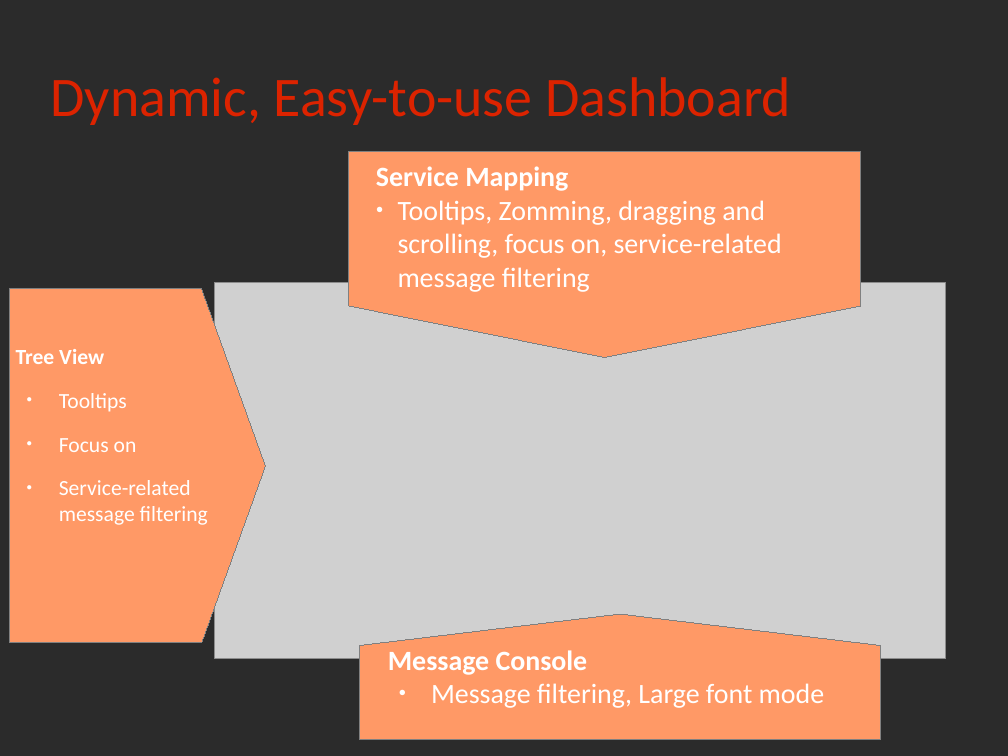
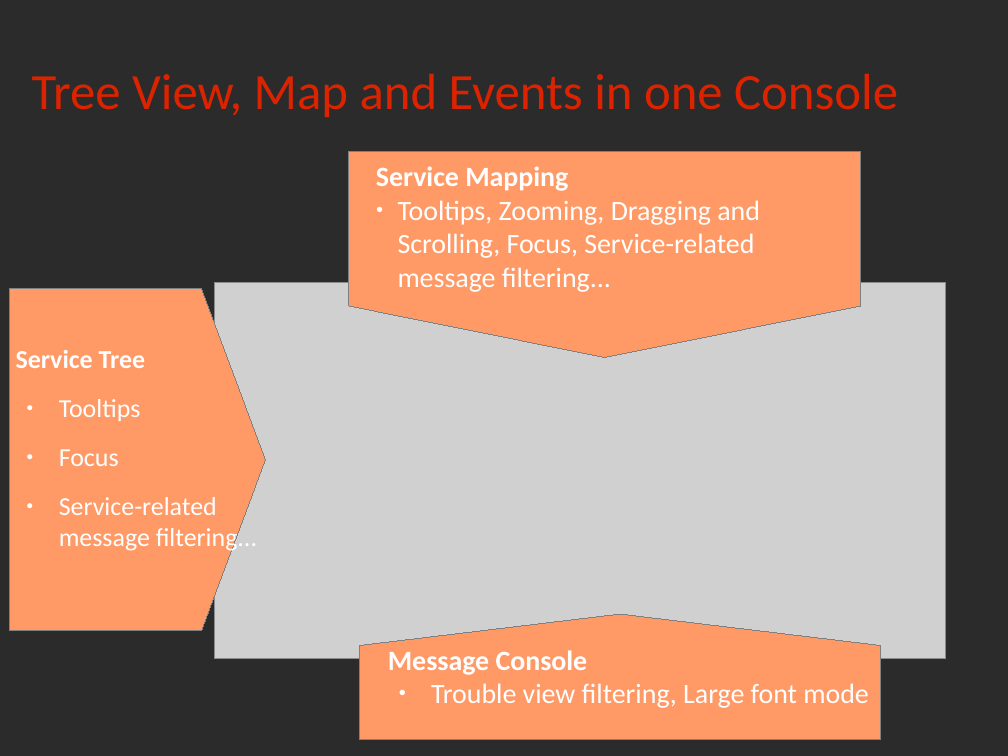
Before and after one commit to rchakode/realopinsight, a slide deck: slide 24 of doc/talks/rmll-2013.odp. Drawn at 1008x756 pixels with LibreOffice and Linux fonts; fonts in the diff are those of the drawing; grey boxes stand for pictures; background and template pictures are left out; a plain dark background stands for a picture behind light text. Boxes give left, top, right and bottom in pixels: in the first picture for what was removed or moved away, otherwise in the second. Text is boxed around its words. In the diff, an @@ line names an element or a change of style, - is before the commit and + after.

```diff
--- a/doc/talks/rmll-2013.odp
+++ b/doc/talks/rmll-2013.odp
@@ title added at <box>32,73,898,117</box>, 40 pt, text #DC2300 @@
+Tree View, Map and Events in one Console
@@ title removed at <box>50,77,791,125</box> @@
-Dynamic, Easy-to-use Dashboard
@@ text at <box>398,200,760,292</box>: text changed @@
-● Tooltips, Zomming, dragging and scrolling, focus on, service-related message filtering
+● Tooltips, Zooming, Dragging and Scrolling, Focus, Service-related message filtering...
@@ freeform shape: place and size @@
-freeform shape at <box>10,289,265,644</box>
+freeform shape at <box>10,289,265,631</box>
@@ text at <box>16,350,146,368</box>: text changed; size 17.1 to 20.4 pt @@
-Tree View
+Service Tree
@@ text at <box>59,399,141,421</box>: size 17.1 to 20.4 pt in "Tooltips" @@
@@ text at <box>59,449,257,553</box>: text changed; size 17.1 to 20.4 pt @@
-● Focus on
-● Service-related message filtering
+● Focus
+● Service-related message filtering...
@@ text at <box>431,683,869,708</box>: text changed @@
-● Message filtering, Large font mode
+● Trouble view filtering, Large font mode
```
Also in this commit, not shown: 24 other slides changed, 6 slides added, 6 slides removed, 2 other files.
